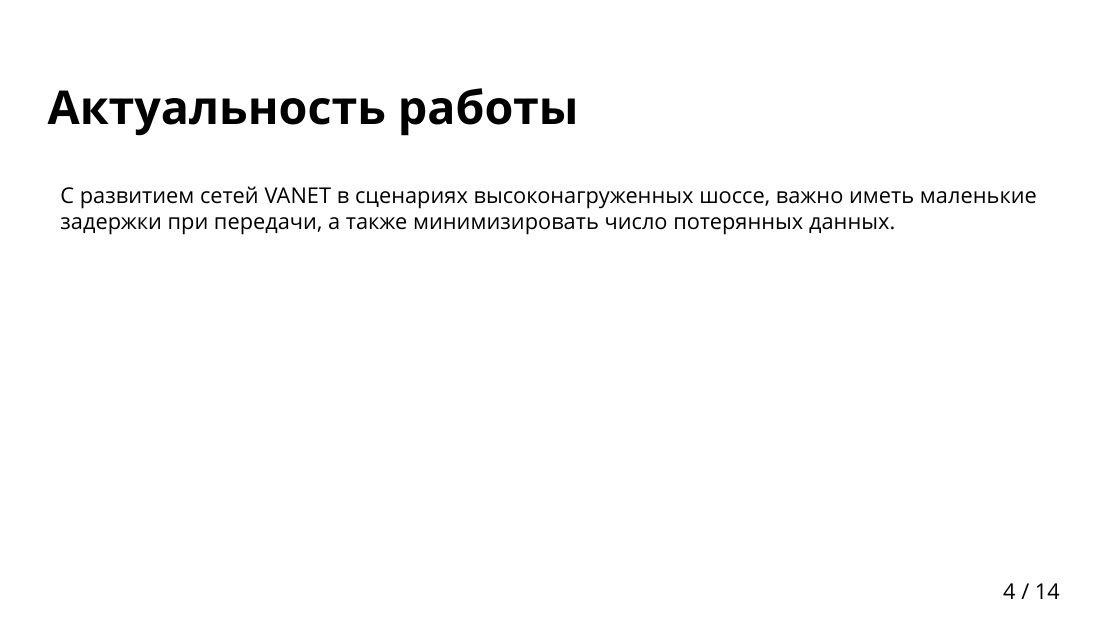
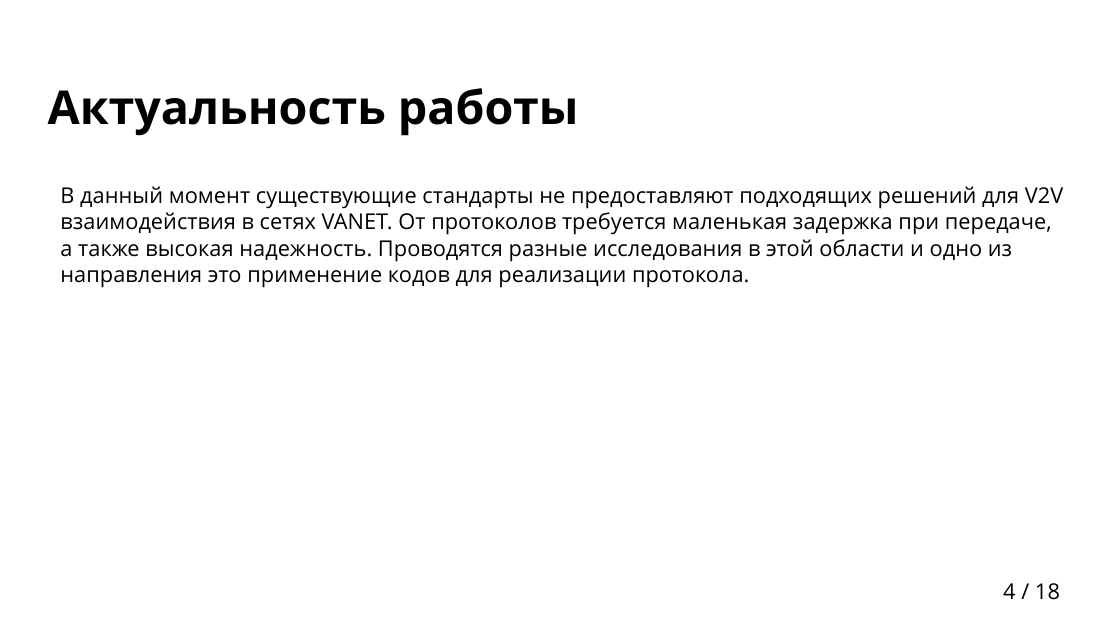
Before and after one commit to egalkin/bachelors_diploma, a slide deck: slide 4 of docs/presentation.pptx. Drawn at 1120x630 pixels with LibreOffice and Linux fonts; fonts in the diff are those of the drawing; background and template pictures are left out. Boxes give left, top, right and bottom in pixels: in the first picture for what was removed or moved away, otherwise in the second. Text is boxed around its words. In the diff, an @@ line names an element or a change of style, - is before the commit and + after.

```diff
--- a/docs/presentation.pptx
+++ b/docs/presentation.pptx
@@ text at box(60, 186, 1063, 288): text changed @@
-С развитием сетей VANET в сценариях высоконагруженных шоссе, важно иметь маленькие задержки при передачи, а также минимизировать число потерянных данных.
+В данный момент существующие стандарты не предоставляют подходящих решений для V2V взаимодействия в сетях VANET. От протоколов требуется маленькая задержка при передаче, а также высокая надежность. Проводятся разные исследования в этой области и одно из направления это применение кодов для реализации протокола.
@@ page number at box(1003, 583, 1060, 600): text changed @@
-4 / 14
+4 / 18
```
Also in this commit, not shown: 2 other slides changed, 8 slides added, 4 slides removed, 1 other file.
